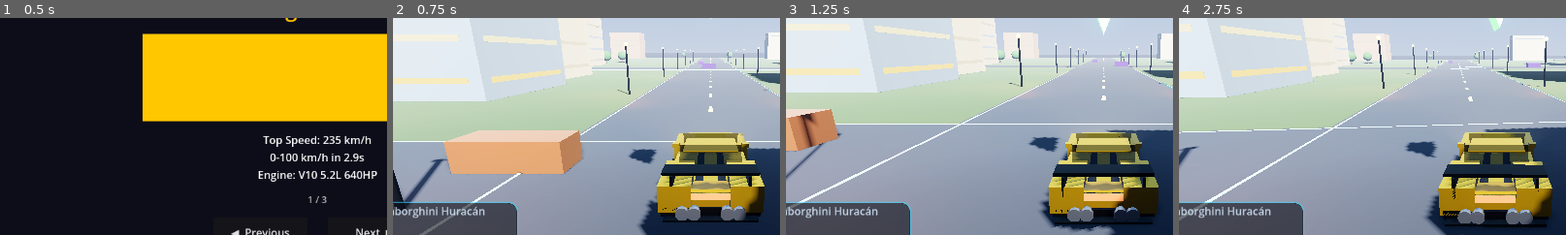
Above: before the commit, frames 1-4 (left to right).
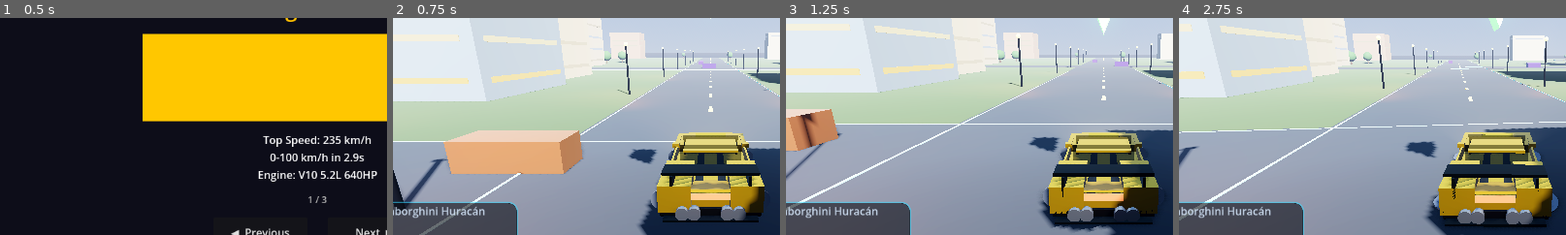
Above: after the commit, the same moments.

Repository: Raresney/games
Game: Godot game, scene res://scenes/main_menu.tscn
Same seed, same stepped clock (60 frames per second), same inputs: the game is played once before the commit and once after it.
Inputs:
- Up to frame 1 (0.5 s): no input
- Up to frame 2 (0.75 s): click "▶ PLAY" at 0.5 s
- Up to frame 3 (1.25 s): no input
- Up to frame 4 (2.75 s): tap Enter at 1.25, 2.1 s; hold D (steer_right) 1.28-2.03 s; hold Shift (nitro) 1.28-2.03 s; hold S (brake) from 2.03 s (still down)
The pictures show only the part of the screen within x 9-59%, y 21-71%; the shares and areas given below are measured in that part.

Frame 1 is identical in both runs. In frame 2, 0.9% of the frame differs, in the area x 66-97%, y 53-92%; in frame 3, 0.9%; in frame 4, 1.0%, in the area x 65-98%, y 53-93%.

Commit message:
Real wheels (5-spoke chrome rims + brake discs) + sleeker aerodynamic body: lower chassis, steeper 60° windshield/rear glass, A-pillars, body side panels

Diff:
--- a/scenes/car.tscn
+++ b/scenes/car.tscn
@@ -5,10 +5,16 @@
 [ext_resource type="Script" path="res://scripts/skid_smoke.gd" id="3_smoke"]
 
 [sub_resource type="BoxMesh" id="m_chassis"]
-size = Vector3(1.85, 0.22, 4.4)
+size = Vector3(1.85, 0.20, 4.4)
 
 [sub_resource type="BoxMesh" id="m_lower"]
-size = Vector3(1.95, 0.16, 4.5)
+size = Vector3(1.95, 0.14, 4.5)
+
+[sub_resource type="BoxMesh" id="m_side_panel"]
+size = Vector3(0.05, 0.55, 3.2)
+
+[sub_resource type="BoxMesh" id="m_a_pillar"]
+size = Vector3(0.06, 0.42, 0.06)
 
 [sub_resource type="BoxMesh" id="m_hood"]
 size = Vector3(1.55, 0.05, 1.5)
@@ -92,12 +98,36 @@
 [sub_resource type="CylinderMesh" id="m_wheel"]
 top_radius = 0.36
 bottom_radius = 0.36
-height = 0.32
+height = 0.34
+
+[sub_resource type="CylinderMesh" id="m_rim"]
+top_radius = 0.26
+bottom_radius = 0.26
+height = 0.36
+
+[sub_resource type="CylinderMesh" id="m_disc"]
+top_radius = 0.24
+bottom_radius = 0.24
+height = 0.04
+
+[sub_resource type="BoxMesh" id="m_spoke"]
+size = Vector3(0.06, 0.32, 0.04)
 
 [sub_resource type="StandardMaterial3D" id="mat_wheel"]
-albedo_color = Color(0.04, 0.04, 0.04, 1)
-metallic = 0.2
-roughness = 0.85
+albedo_color = Color(0.025, 0.025, 0.03, 1)
+metallic = 0.05
+roughness = 0.95
+
+[sub_resource type="StandardMaterial3D" id="mat_rim"]
+albedo_color = Color(0.85, 0.85, 0.9, 1)
+metallic = 1.0
+metallic_specular = 1.0
+roughness = 0.15
+
+[sub_resource type="StandardMaterial3D" id="mat_disc"]
+albedo_color = Color(0.55, 0.55, 0.6, 1)
+metallic = 0.85
+roughness = 0.4
 
 [sub_resource type="StandardMaterial3D" id="mat_glass"]
 albedo_color = Color(0.05, 0.07, 0.1, 0.55)
@@ -143,16 +173,34 @@
 mesh = SubResource("m_hood")
 
 [node name="CabinFront" type="MeshInstance3D" parent="."]
-transform = Transform3D(1, 0, 0, 0, 0.643, 0.766, 0, -0.766, 0.643, 0, 0.85, -0.65)
+transform = Transform3D(1, 0, 0, 0, 0.5, 0.866, 0, -0.866, 0.5, 0, 0.78, -0.5)
 mesh = SubResource("m_windshield")
 surface_material_override/0 = SubResource("mat_glass")
+
+[node name="APillarL" type="MeshInstance3D" parent="."]
+transform = Transform3D(1, 0, 0, 0, 0.5, 0.866, 0, -0.866, 0.5, -0.7, 0.78, -0.5)
+mesh = SubResource("m_a_pillar")
+surface_material_override/0 = SubResource("mat_carbon")
+
+[node name="APillarR" type="MeshInstance3D" parent="."]
+transform = Transform3D(1, 0, 0, 0, 0.5, 0.866, 0, -0.866, 0.5, 0.7, 0.78, -0.5)
+mesh = SubResource("m_a_pillar")
+surface_material_override/0 = SubResource("mat_carbon")
+
+[node name="SidePanelL" type="MeshInstance3D" parent="."]
+position = Vector3(-0.92, 0.55, 0)
+mesh = SubResource("m_side_panel")
+
+[node name="SidePanelR" type="MeshInstance3D" parent="."]
+position = Vector3(0.92, 0.55, 0)
+mesh = SubResource("m_side_panel")
 
 [node name="CarRoof" type="MeshInstance3D" parent="."]
 position = Vector3(0, 1.05, 0.1)
 mesh = SubResource("m_roof")
 
 [node name="CabinRear" type="MeshInstance3D" parent="."]
-transform = Transform3D(1, 0, 0, 0, 0.643, -0.766, 0, 0.766, 0.643, 0, 0.85, 0.85)
+transform = Transform3D(1, 0, 0, 0, 0.5, -0.866, 0, 0.866, 0.5, 0, 0.78, 0.7)
 mesh = SubResource("m_reargl")
 surface_material_override/0 = SubResource("mat_glass")
 
@@ -314,6 +362,40 @@
 mesh = SubResource("m_wheel")
 surface_material_override/0 = SubResource("mat_wheel")
 
+[node name="Rim" type="MeshInstance3D" parent="WheelFL"]
+rotation_degrees = Vector3(0, 0, 90)
+mesh = SubResource("m_rim")
+surface_material_override/0 = SubResource("mat_rim")
+
+[node name="Disc" type="MeshInstance3D" parent="WheelFL"]
+transform = Transform3D(1, 0, 0, 0, 0, 1, 0, -1, 0, -0.16, 0, 0)
+mesh = SubResource("m_disc")
+surface_material_override/0 = SubResource("mat_disc")
+
+[node name="S1" type="MeshInstance3D" parent="WheelFL"]
+mesh = SubResource("m_spoke")
+surface_material_override/0 = SubResource("mat_rim")
+
+[node name="S2" type="MeshInstance3D" parent="WheelFL"]
+rotation_degrees = Vector3(72, 0, 0)
+mesh = SubResource("m_spoke")
+surface_material_override/0 = SubResource("mat_rim")
+
+[node name="S3" type="MeshInstance3D" parent="WheelFL"]
+rotation_degrees = Vector3(144, 0, 0)
+mesh = SubResource("m_spoke")
+surface_material_override/0 = SubResource("mat_rim")
+
+[node name="S4" type="MeshInstance3D" parent="WheelFL"]
+rotation_degrees = Vector3(36, 0, 0)
+mesh = SubResource("m_spoke")
+surface_material_override/0 = SubResource("mat_rim")
+
+[node name="S5" type="MeshInstance3D" parent="WheelFL"]
+rotation_degrees = Vector3(108, 0, 0)
+mesh = SubResource("m_spoke")
+surface_material_override/0 = SubResource("mat_rim")
+
 [node name="Smoke" type="GPUParticles3D" parent="WheelFL"]
 position = Vector3(0, -0.3, 0)
 script = ExtResource("3_smoke")
@@ -335,6 +417,40 @@
 mesh = SubResource("m_wheel")
 surface_material_override/0 = SubResource("mat_wheel")
 
+[node name="Rim" type="MeshInstance3D" parent="WheelFR"]
+rotation_degrees = Vector3(0, 0, 90)
+mesh = SubResource("m_rim")
+surface_material_override/0 = SubResource("mat_rim")
+
+[node name="Disc" type="MeshInstance3D" parent="WheelFR"]
+transform = Transform3D(1, 0, 0, 0, 0, 1, 0, -1, 0, 0.16, 0, 0)
+mesh = SubResource("m_disc")
+surface_material_override/0 = SubResource("mat_disc")
+
+[node name="S1" type="MeshInstance3D" parent="WheelFR"]
+mesh = SubResource("m_spoke")
+surface_material_override/0 = SubResource("mat_rim")
+
+[node name="S2" type="MeshInstance3D" parent="WheelFR"]
+rotation_degrees = Vector3(72, 0, 0)
+mesh = SubResource("m_spoke")
+surface_material_override/0 = SubResource("mat_rim")
+
+[node name="S3" type="MeshInstance3D" parent="WheelFR"]
+rotation_degrees = Vector3(144, 0, 0)
+mesh = SubResource("m_spoke")
+surface_material_override/0 = SubResource("mat_rim")
+
+[node name="S4" type="MeshInstance3D" parent="WheelFR"]
+rotation_degrees = Vector3(36, 0, 0)
+mesh = SubResource("m_spoke")
+surface_material_override/0 = SubResource("mat_rim")
+
+[node name="S5" type="MeshInstance3D" parent="WheelFR"]
+rotation_degrees = Vector3(108, 0, 0)
+mesh = SubResource("m_spoke")
+surface_material_override/0 = SubResource("mat_rim")
+
 [node name="Smoke" type="GPUParticles3D" parent="WheelFR"]
 position = Vector3(0, -0.3, 0)
 script = ExtResource("3_smoke")
@@ -356,6 +472,40 @@
 mesh = SubResource("m_wheel")
 surface_material_override/0 = SubResource("mat_wheel")
 
+[node name="Rim" type="MeshInstance3D" parent="WheelRL"]
+rotation_degrees = Vector3(0, 0, 90)
+mesh = SubResource("m_rim")
+surface_material_override/0 = SubResource("mat_rim")
+
+[node name="Disc" type="MeshInstance3D" parent="WheelRL"]
+transform = Transform3D(1, 0, 0, 0, 0, 1, 0, -1, 0, -0.16, 0, 0)
+mesh = SubResource("m_disc")
+surface_material_override/0 = SubResource("mat_disc")
+
+[node name="S1" type="MeshInstance3D" parent="WheelRL"]
+mesh = SubResource("m_spoke")
+surface_material_override/0 = SubResource("mat_rim")
+
+[node name="S2" type="MeshInstance3D" parent="WheelRL"]
+rotation_degrees = Vector3(72, 0, 0)
+mesh = SubResource("m_spoke")
+surface_material_override/0 = SubResource("mat_rim")
+
+[node name="S3" type="MeshInstance3D" parent="WheelRL"]
+rotation_degrees = Vector3(144, 0, 0)
+mesh = SubResource("m_spoke")
+surface_material_override/0 = SubResource("mat_rim")
+
+[node name="S4" type="MeshInstance3D" parent="WheelRL"]
+rotation_degrees = Vector3(36, 0, 0)
+mesh = SubResource("m_spoke")
+surface_material_override/0 = SubResource("mat_rim")
+
+[node name="S5" type="MeshInstance3D" parent="WheelRL"]
+rotation_degrees = Vector3(108, 0, 0)
+mesh = SubResource("m_spoke")
+surface_material_override/0 = SubResource("mat_rim")
+
 [node name="Smoke" type="GPUParticles3D" parent="WheelRL"]
 position = Vector3(0, -0.3, 0)
 script = ExtResource("3_smoke")
@@ -377,6 +527,40 @@
 mesh = SubResource("m_wheel")
 surface_material_override/0 = SubResource("mat_wheel")
 
+[node name="Rim" type="MeshInstance3D" parent="WheelRR"]
+rotation_degrees = Vector3(0, 0, 90)
+mesh = SubResource("m_rim")
+surface_material_override/0 = SubResource("mat_rim")
+
+[node name="Disc" type="MeshInstance3D" parent="WheelRR"]
+transform = Transform3D(1, 0, 0, 0, 0, 1, 0, -1, 0, 0.16, 0, 0)
+mesh = SubResource("m_disc")
+surface_material_override/0 = SubResource("mat_disc")
+
+[node name="S1" type="MeshInstance3D" parent="WheelRR"]
+mesh = SubResource("m_spoke")
+surface_material_override/0 = SubResource("mat_rim")
+
+[node name="S2" type="MeshInstance3D" parent="WheelRR"]
+rotation_degrees = Vector3(72, 0, 0)
+mesh = SubResource("m_spoke")
+surface_material_override/0 = SubResource("mat_rim")
+
+[node name="S3" type="MeshInstance3D" parent="WheelRR"]
+rotation_degrees = Vector3(144, 0, 0)
+mesh = SubResource("m_spoke")
+surface_material_override/0 = SubResource("mat_rim")
+
+[node name="S4" type="MeshInstance3D" parent="WheelRR"]
+rotation_degrees = Vector3(36, 0, 0)
+mesh = SubResource("m_spoke")
+surface_material_override/0 = SubResource("mat_rim")
+
+[node name="S5" type="MeshInstance3D" parent="WheelRR"]
+rotation_degrees = Vector3(108, 0, 0)
+mesh = SubResource("m_spoke")
+surface_material_override/0 = SubResource("mat_rim")
+
 [node name="Smoke" type="GPUParticles3D" parent="WheelRR"]
 position = Vector3(0, -0.3, 0)
 script = ExtResource("3_smoke")
--- a/scripts/car.gd
+++ b/scripts/car.gd
@@ -35,7 +35,7 @@
 	accent.albedo_color = accent_color
 	accent.metallic = 0.6
 	accent.roughness = 0.35
-	for n in ["CarBody", "Nose", "Tail", "Hood", "MirrorL", "MirrorR", "FenderFL", "FenderFR", "FenderRL", "FenderRR", "CarRoof"]:
+	for n in ["CarBody", "Nose", "Tail", "Hood", "MirrorL", "MirrorR", "FenderFL", "FenderFR", "FenderRL", "FenderRR", "CarRoof", "SidePanelL", "SidePanelR"]:
 		if has_node(n):
 			get_node(n).set_surface_override_material(0, paint)
 	for n in ["LowerBody", "Splitter", "Diffuser", "IntakeL", "IntakeR", "Spoiler", "SpoilerL", "SpoilerR", "SideSkirtL", "SideSkirtR"]:
